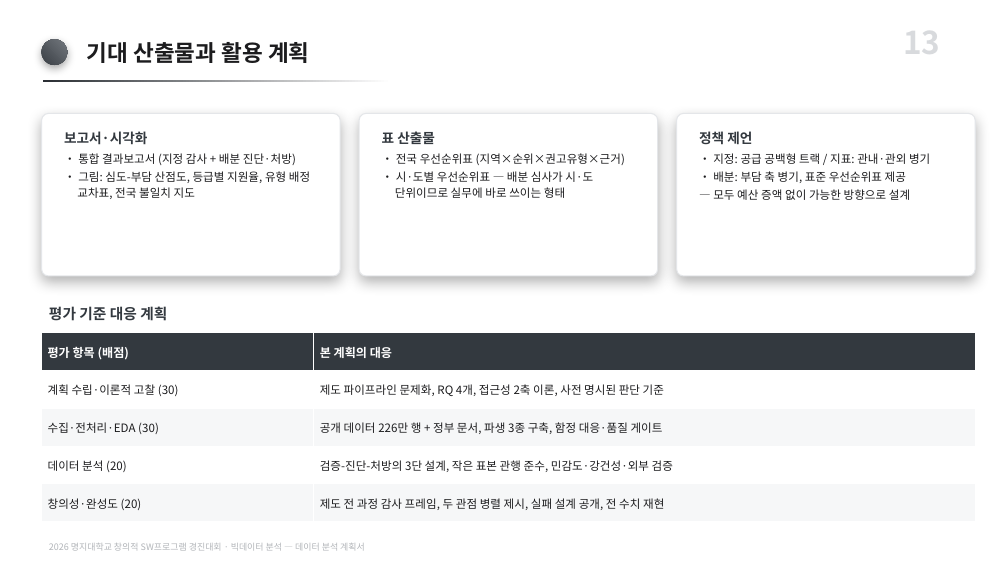
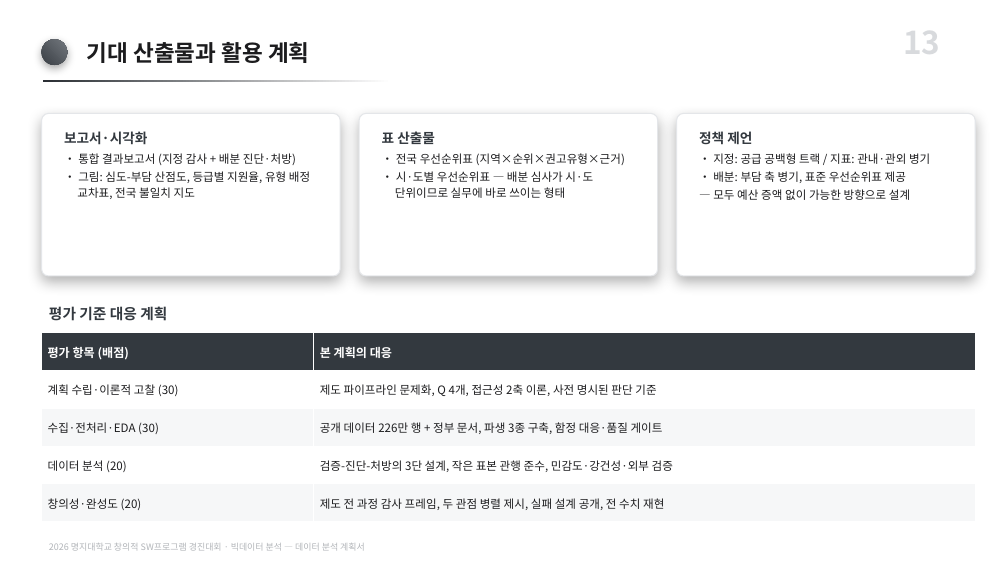
Before and after one commit to karvvan/maternity-care-policy-audit, a slide deck: slide 13 of 04_제출물/데이터분석_계획서.pptx. Drawn at 1008x567 pixels with LibreOffice and Linux fonts; fonts in the diff are those of the drawing. Boxes give left, top, right and bottom in pixels: in the first picture for what was removed or moved away, otherwise in the second. Text is boxed around its words. In the diff, an @@ line names an element or a change of style, - is before the commit and + after.

Commit message:
계획서 PPT 반영 — 희소성 논거 + 용어 정리
- 용어 정리(연구→프로젝트, 연구 질문→핵심 질문, RQ→Q) 문단 17개 적용.
- 희소성 논거를 '검증 타겟 2 — 배분 단계' 카드에 별도 항목으로 추가.
  처음엔 '왜 지금' 카드 마지막 줄에 이어 붙어 한 줄로 뭉쳤고 글머리표도
  빠졌다. 주제가 맞는 배분 카드로 옮기고 항목을 분리해 바로잡았다.
- PPT_패치에 insert_bullet_before() 추가. 문단 XML을 복제해 끼워 넣으므로
  서식이 유지된다. 문장을 기존 문단에 이어 붙이면 뭉치는 문제를 없앤다.
- 생성기도 같은 자리로 동기화해 재생성 시 되돌아가지 않게 함.

대표자가 직접 고친 문구(검증 타겟 1/2, '왜 지금, 데이터 분석이 필요한가?',
발단 제목 등) 전부 보존 확인.

```diff
--- a/04_제출물/데이터분석_계획서.pptx
+++ b/04_제출물/데이터분석_계획서.pptx
@@ table at (42,333,975,522) @@
-row 2, column 2: 제도 파이프라인 문제화, RQ 4개, 접근성 2축 이론, 사전 명시된 판단 기준
+row 2, column 2: 제도 파이프라인 문제화, Q 4개, 접근성 2축 이론, 사전 명시된 판단 기준
```
Also in this commit, not shown: 8 other slides changed, 3 other files.
